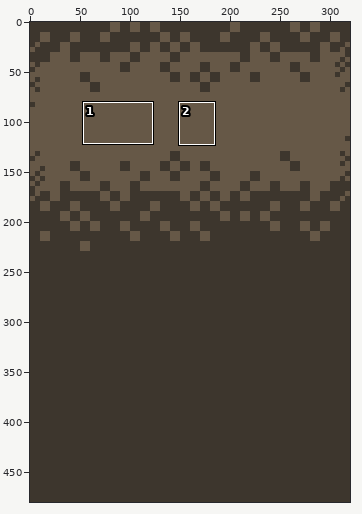
A sprite sheet gets an edit: Resources/creditsBackground.png. Above, an overview of the earlier version with the close-up marked.
Close-up. Before the commit:
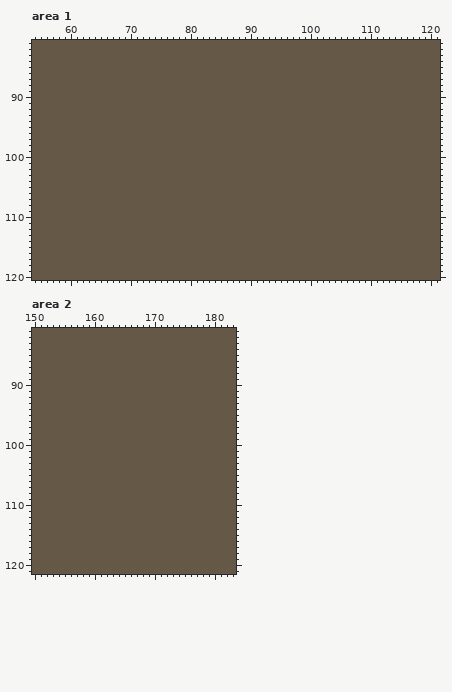
The file is 320x480 pixels. Colours within 5 levels of each other are drawn and written as one. Shown: area 1: x 54..121, y 81..120; area 2: x 150..183, y 81..121. The commit also changed other parts of the picture, which this record leaves out.
New version:
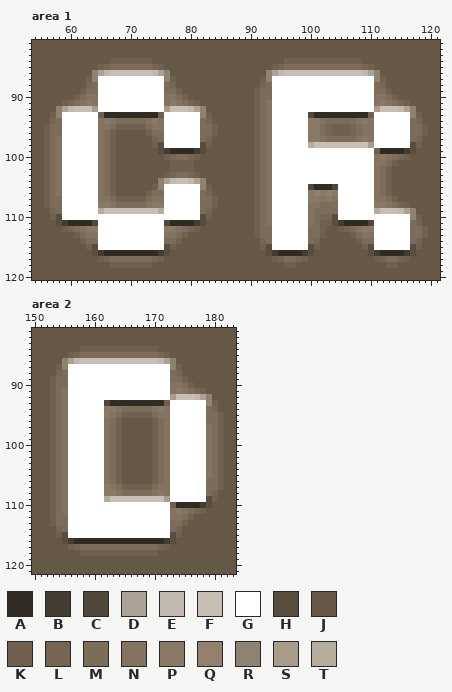
Palette (. is transparent): A #302b23  B #443c31  C #50473b  D #aba195  E #c1b9af  F #c7beb4  G #ffffff  H #594d3f  J #665847  K #6f604f  L #756654  M #7c6d5a  N #837360  P #8a7a65  Q #91816c  R #8e8273  S #a89b89  T #b6ac9d
Difference:
Changed rows in their new state; - is an unchanged pixel.
Area 1:
first column x 56:
 84 -----------KKKKKKK----------------------KKKKKKKKKKKKK-----------
 85 ---------KLMMMMMMMLK------------------KLMMMMMMMMMMMMMLK---------
 86 --------RDEFFFFFFFEDR----------------RDEFFFFFFFFFFFFFEDR--------
 87 -------KRGGGGGGGGGGGRK--------------KRGGGGGGGGGGGGGGGGGRK-------
 88 -------LMGGGGGGGGGGGML--------------LMGGGGGGGGGGGGGGGGGML-------
 89 ------KMMGGGGGGGGGGGMMK------------KMMGGGGGGGGGGGGGGGGGMMK------
 90 -----KMNNGGGGGGGGGGGNNMK-----------KMMGGGGGGGGGGGGGGGGGNNMK-----
 91 ---KLMNPNGGGGGGGGGGGNPNMLK---------KMNGGGGGGGGGGGGGGGGGNPNMLK---
 92 --RDEFFFSGGGGGGGGGGGSFFFEDR--------KMNGGGGGGGGGGGGGGGGGSFFFEDR--
 93 -KRGGGGGGKAAAAAAAAAKGGGGGGRK-------KMNGGGGGGCAAAAAAAAAKGGGGGGRK-
 94 -LMGGGGGGNPNMMMMMNPNGGGGGGML-------KMNGGGGGGPPNMMMMMNPNGGGGGGML-
 95 KMMGGGGGGNNMKKKKKMNNGGGGGGMMK------KMNGGGGGGPPMLKKKLMNNGGGGGGMMK
 96 KMMGGGGGGNMK-----KMMGGGGGGMMK------KMNGGGGGGPPMLKKKLMNNGGGGGGMMK
 97 KMNGGGGGGNMK------LMGGGGGGML-------KMNGGGGGGPPNMMMMMNPNGGGGGGML-
 98 KMNGGGGGGNMK------KHGGGGGGHK-------KMNGGGGGGTFFFFFFFFFSGGGGGGHK-
 99 KMNGGGGGGNMK-------HBAAAABH--------KMNGGGGGGGGGGGGGGGGGKAAAABH--
100 KMNGGGGGGNMK--------KLMMLK---------KMNGGGGGGGGGGGGGGGGGNPNMLK---
101 KMNGGGGGGNMK---------KKKK----------KMNGGGGGGGGGGGGGGGGGNNMK-----
102 KMNGGGGGGNMK---------KKKK----------KMNGGGGGGGGGGGGGGGGGNMK------
103 KMNGGGGGGNMK--------KLMMLK---------KMNGGGGGGGGGGGGGGGGGNMK------
104 KMNGGGGGGNMK-------RDEFFEDR--------KMNGGGGGGGGGGGGGGGGGNMK------
105 KMNGGGGGGNMK------KRGGGGGGRK-------KMNGGGGGGCAAACGGGGGGNMK------
106 KMNGGGGGGNMK-----KMMGGGGGGML-------KMNGGGGGGPQPQPGGGGGGNMK------
107 KMMGGGGGGNNMKKKKKMNNGGGGGGMMK------KMNGGGGGGPPNPNGGGGGGNNMK-----
108 KMMGGGGGGPPNMMMMMNPPGGGGGGMMK------KMNGGGGGGNNMMMGGGGGGPPNMLK---
109 -LMGGGGGGTFFFFFFFFFTGGGGGGML-------KMNGGGGGGNMMMMGGGGGGTFFFEDR--
110 -KHGGGGGGGGGGGGGGGGGGGGGGGHK-------KMNGGGGGGNMLLHGGGGGGGGGGGGRK-
111 --HBAAAACGGGGGGGGGGGCAAAABH--------KMNGGGGGGNMKKHBAAAACGGGGGGML-
112 ---KLMNPPGGGGGGGGGGGPPNMLK---------KMMGGGGGGMMK--KLMNPPGGGGGGMMK
113 -----KMNNGGGGGGGGGGGNNMK-----------KMMGGGGGGMMK----KMNNGGGGGGMMK
114 ------KMMGGGGGGGGGGGMMK-------------LMGGGGGGML------KMMGGGGGGML-
115 -------KHGGGGGGGGGGGHK--------------KHGGGGGGHK-------KHGGGGGGHK-
116 --------HBAAAAAAAAABH----------------HBAAAABH---------HBAAAABH--
117 ---------KLMMMMMMMLK------------------KLMMLK-----------KLMMLK---
118 -----------KKKKKKK----------------------KK---------------KK-----
Area 2:
first column x 153:
 84 -----KKKKKKKKKKKKK-----------
 85 ---KLMMMMMMMMMMMMMLK---------
 86 --RDEFFFFFFFFFFFFFEDR--------
 87 -KRGGGGGGGGGGGGGGGGGRK-------
 88 -LMGGGGGGGGGGGGGGGGGML-------
 89 KMMGGGGGGGGGGGGGGGGGMMK------
 90 KMMGGGGGGGGGGGGGGGGGNNMK-----
 91 KMNGGGGGGGGGGGGGGGGGNPNMLK---
 92 KMNGGGGGGGGGGGGGGGGGSFFFEDR--
 93 KMNGGGGGGCAAAAAAAAAKGGGGGGRK-
 94 KMNGGGGGGPPNMMMMMNPNGGGGGGML-
 95 KMNGGGGGGPNMKKKKKMNNGGGGGGMMK
 96 KMNGGGGGGNMK-----KMNGGGGGGMMK
 97 KMNGGGGGGNMK-----KMNGGGGGGNMK
 98 KMNGGGGGGNMK-----KMNGGGGGGNMK
 99 KMNGGGGGGNMK-----KMNGGGGGGNMK
100 KMNGGGGGGNMK-----KMNGGGGGGNMK
101 KMNGGGGGGNMK-----KMNGGGGGGNMK
102 KMNGGGGGGNMK-----KMNGGGGGGNMK
103 KMNGGGGGGNMK-----KMNGGGGGGNMK
104 KMNGGGGGGNMK-----KMNGGGGGGNMK
105 KMNGGGGGGNMK-----KMNGGGGGGNMK
106 KMNGGGGGGNMK-----KMNGGGGGGMMK
107 KMNGGGGGGPNMKKKKKMNNGGGGGGMMK
108 KMNGGGGGGPPNMMMMMNPNGGGGGGML-
109 KMNGGGGGGTFFFFFFFFFSGGGGGGHK-
110 KMNGGGGGGGGGGGGGGGGGKAAAABH--
111 KMNGGGGGGGGGGGGGGGGGNPNMLK---
112 KMMGGGGGGGGGGGGGGGGGNNMK-----
113 KMMGGGGGGGGGGGGGGGGGMMK------
114 -LMGGGGGGGGGGGGGGGGGML-------
115 -KHGGGGGGGGGGGGGGGGGHK-------
116 --HBAAAAAAAAAAAAAAABH--------
117 ---KLMMMMMMMMMMMMMLK---------
118 -----KKKKKKKKKKKKK-----------
Boxes around the changes in both close-ups, in picture pixels (x1, y1, x2, y2):
changed: (44, 58, 218, 268)
changed: (254, 58, 428, 268)
changed: (50, 346, 224, 556)
